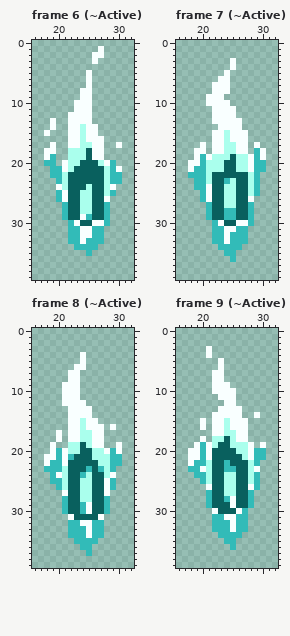
Pixel-art file: holoVersus/Cards/AsepriteFiles/PeacockFeather.aseprite. This is how it looked before the edit.
50x50 pixels, 23 frames. Shown: frame 6 (~Active): x 16..32, y 0..39; frame 7 (~Active): x 16..32, y 0..39; frame 8 (~Active): x 16..32, y 0..39; frame 9 (~Active): x 16..32, y 0..39. The commit also changed other frames, which this record leaves out.
New version:
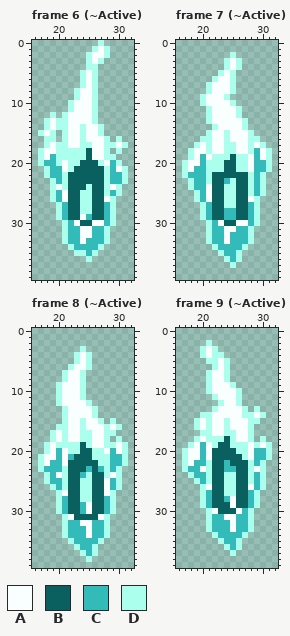
Palette (. is transparent): A #f9ffff  B #09605e  C #32bbb8  D #aaffed
What changed:
--- frame 6 (~Active), layer "Sprite"
@@ x 16..32 @@
- 0 .................
- 1 ...........A.....
- 2 ..........AA.....
- 3 ..........A......
- 4 .................
- 5 .........A.......
- 6 .........A.......
- 7 .........A.......
- 8 ........AA.......
- 9 ........AA.......
-10 .......AAA.......
-11 .......AAA.......
-12 ......AAAA.......
-13 ...A..AAAA.......
-14 ...A..AADAA......
-15 ..A...AADAA......
-16 ......AADAAA.....
-17 ...A..AADDAA..A..
-18 ..AA..DDDBAA.....
-19 ..AC..DDDBAA.....
-20 ..CC.ADDBBBDAC...
-21 ...CCADBBBBBDCA..
-22 ...CCDBBBBBBDCC..
-23 ....CDBBBBBBDCC..
-24 ....ADBBBDBBDA...
-25 ....CABBDDBBDC...
-26 ....CABBDDBBA....
-27 .....CBBDDBBC....
-28 .....CBBDDBBC....
-29 .....CBBACBBC....
-30 ......CABBAAC....
-31 ......CCAACC.....
-32 ......CCAACC.....
-33 ......CCACCC.....
-34 .......CCCC......
-35 .........C.......
-36 .................
+ 0 ...........D.....
+ 1 ..........DAD....
+ 2 .........DAAD....
+ 3 .........DAD.....
+ 4 .........DD......
+ 5 ........DAD......
+ 6 ........DAD......
+ 7 ........DAD......
+ 8 .......DAAD......
+ 9 .......DAAD......
+10 ......DAAAD......
+11 ......DAAAD......
+12 ...D.DAAAAD......
+13 ..DADDAAAAD......
+14 ..DADDAADAAD.....
+15 .DAD.DAADAAD.....
+16 ..DD.DAADAAAD.D..
+17 ..DADDAADDAADDAD.
+18 .DAADDDDDBAAD.D..
+19 .DACDDDDDBAADD...
+20 .DCCDADDBBBDACD..
+21 ..DCCADBBBBBDCAD.
+22 ..DCCDBBBBBBDCCD.
+23 ...DCDBBBBBBDCCD.
+24 ...DADBBBDBBDAD..
+25 ...DCABBDDBBDCD..
+26 ...DCABBDDBBAD...
+27 ....DCBBDDBBCD...
+28 ....DCBBDDBBCD...
+29 ....DCBBACBBCD...
+30 .....DCABBAACD...
+31 .....DCCAACCD....
+32 .....DCCAACCD....
+33 .....DCCACCCD....
+34 ......DCCCCD.....
+35 .......DDCD......
+36 .........D.......
 37 .................
--- frame 7 (~Active), layer "Sprite"
@@ x 16..32 @@
  1 .................
- 2 .................
- 3 .........A.......
- 4 .........A.......
- 5 ........A........
- 6 .......AA........
- 7 ......AAA........
- 8 ......AAA........
- 9 .....AAA.........
-10 .....AAAA........
-11 ......AAAA.......
-12 ......AAAA.......
-13 ......AAAAA......
-14 .......AAAA......
-15 ......AADAAA.....
-16 ......AADAAA.....
-17 ....A.AADDAA.A...
-18 ...AA.AADDAA.CA..
-19 ...ACADDDBDDACA..
-20 ..AACDDDBBDDACC..
-21 ..ACCDDDBBDDACC..
-22 ..CCCDBBBBBBDC...
-23 ...CCDBBCDBBDC...
-24 ...CCABBDDBBDC...
-25 ....CABBDDBBDC...
-26 ....CABBDDBBA....
-27 .....CBBDDBBC....
-28 .....CBBCCBBC....
-29 .....CBBCCBBC....
-30 ......CABBAAC....
-31 ......CCAACC.....
-32 ......CCACCC.....
-33 ......CCACCC.....
-34 .......CCCC......
-35 ........CC.......
-36 .........C.......
-37 .................
+ 2 .........D.......
+ 3 ........DAD......
+ 4 ........DAD......
+ 5 .......DAD.......
+ 6 ......DAAD.......
+ 7 .....DAAAD.......
+ 8 .....DAAAD.......
+ 9 ....DAAAD........
+10 ....DAAAAD.......
+11 .....DAAAAD......
+12 .....DAAAAD......
+13 .....DAAAAAD.....
+14 ......DAAAAD.....
+15 .....DAADAAAD....
+16 ....DDAADAAADD...
+17 ...DADAADDAADAD..
+18 ..DAADAADDAADCAD.
+19 ..DACADDDBDDACAD.
+20 .DAACDDDBBDDACCD.
+21 .DACCDDDBBDDACCD.
+22 .DCCCDBBBBBBDCD..
+23 ..DCCDBBCDBBDCD..
+24 ..DCCABBDDBBDCD..
+25 ...DCABBDDBBDCD..
+26 ...DCABBDDBBAD...
+27 ....DCBBDDBBCD...
+28 ....DCBBCCBBCD...
+29 ....DCBBCCBBCD...
+30 .....DCABBAACD...
+31 .....DCCAACCD....
+32 .....DCCACCCD....
+33 .....DCCACCCD....
+34 ......DCCCCD.....
+35 .......DCCD......
+36 ........DCD......
+37 .........D.......
 38 .................
--- frame 8 (~Active), layer "Sprite"
@@ x 16..32 @@
  2 .................
- 3 .................
- 4 ........A........
- 5 ........A........
- 6 .......AA........
- 7 ......AA.........
- 8 ......AA.........
- 9 .....AAA.........
-10 .....AAA.........
-11 .....AAA.........
-12 .....AAAA........
-13 ......AAAA.......
-14 ......AAAA.......
-15 ......AADAA......
-16 ......AADAAA.A...
-17 ....A.AADDAA.....
-18 ....A.AADDAA.....
-19 ...A..DDBDAA..A..
-20 ...ACADDBBDDACA..
-21 ..AACACBBBDDDCC..
-22 ..ACCABBBBBDDCC..
-23 ..CCCDBBBCBCDC...
-24 ...CADBBCDBBDA...
-25 ...CCDBBDDBBAC...
-26 ....CDBBDDBBAC...
-27 .....ABBDDBBA....
-28 .....CBBDDBBC....
-29 .....CBBCABBC....
-30 .....CBBCABBC....
-31 ......ABBBBA.....
-32 ......CCAACC.....
-33 ......CCCACC.....
-34 ......CCCACC.....
-35 .......CCCC......
-36 ........CC.......
-37 .........C.......
-38 .................
+ 3 ........D........
+ 4 .......DAD.......
+ 5 .......DAD.......
+ 6 ......DAAD.......
+ 7 .....DAAD........
+ 8 .....DAAD........
+ 9 ....DAAAD........
+10 ....DAAAD........
+11 ....DAAAD........
+12 ....DAAAAD.......
+13 .....DAAAAD......
+14 .....DAAAAD......
+15 .....DAADAAD.D...
+16 ....DDAADAAADAD..
+17 ...DADAADDAADD...
+18 ...DADAADDAAD.D..
+19 ..DADDDDBDAADDAD.
+20 ..DACADDBBDDACAD.
+21 .DAACACBBBDDDCCD.
+22 .DACCABBBBBDDCCD.
+23 .DCCCDBBBCBCDCD..
+24 ..DCADBBCDBBDAD..
+25 ..DCCDBBDDBBACD..
+26 ...DCDBBDDBBACD..
+27 ....DABBDDBBAD...
+28 ....DCBBDDBBCD...
+29 ....DCBBCABBCD...
+30 ....DCBBCABBCD...
+31 .....DABBBBAD....
+32 .....DCCAACCD....
+33 .....DCCCACCD....
+34 .....DCCCACCD....
+35 ......DCCCCD.....
+36 .......DCCD......
+37 ........DCD......
+38 .........D.......
 39 .................
--- frame 9 (~Active), layer "Sprite"
@@ x 16..32 @@
  1 .................
- 2 .................
- 3 .....A...........
- 4 .....A...........
- 5 .......A.........
- 6 .......A.........
- 7 ......AA.........
- 8 ......AA.........
- 9 ......AAA........
-10 ......AAAA.......
-11 .......AAA.......
-12 ........AA.......
-13 .......AAAA......
-14 ......AAAAA..A...
-15 ....A.AADAAA.....
-16 ....A.AADAAA.....
-17 ......AADDAA.....
-18 ....A.DDBDAA.....
-19 ...ACADBBDDDA.A..
-20 ..AACABBBBDDACC..
-21 ..AACABBBBBDACC..
-22 ..ACCDBBCBBBDC...
-23 ..CCADBBCCBBDA...
-24 ...CCDBBDDBBDC...
-25 ....CDBBDDBBDC...
-26 .....ABBDDBBAC...
-27 .....CBBDDBBC....
-28 .....CBBCABBC....
-29 .....CBBBABBC....
-30 ......ABBBAC.....
-31 ......CCAACC.....
-32 ......CCCACC.....
-33 ......CCCACC.....
-34 .......CCCC......
-35 ........CC.......
-36 .........C.......
-37 .................
+ 2 .....D...........
+ 3 ....DAD..........
+ 4 ....DADD.........
+ 5 .....DDAD........
+ 6 ......DAD........
+ 7 .....DAAD........
+ 8 .....DAAD........
+ 9 .....DAAAD.......
+10 .....DAAAAD......
+11 ......DAAAD......
+12 .......DAAD......
+13 ......DAAAAD.D...
+14 ....DDAAAAADDAD..
+15 ...DADAADAAADD...
+16 ...DADAADAAAD....
+17 ....DDAADDAAD....
+18 ...DADDDBDAAD.D..
+19 ..DACADBBDDDADAD.
+20 .DAACABBBBDDACCD.
+21 .DAACABBBBBDACCD.
+22 .DACCDBBCBBBDCD..
+23 .DCCADBBCCBBDAD..
+24 ..DCCDBBDDBBDCD..
+25 ...DCDBBDDBBDCD..
+26 ....DABBDDBBACD..
+27 ....DCBBDDBBCD...
+28 ....DCBBCABBCD...
+29 ....DCBBBABBCD...
+30 .....DABBBACD....
+31 .....DCCAACCD....
+32 .....DCCCACCD....
+33 .....DCCCACCD....
+34 ......DCCCCD.....
+35 .......DCCD......
+36 ........DCD......
+37 .........D.......
 38 .................
Boxes around the changes in both pictures, in picture pixels (x1, y1, x2, y2):
added: (38, 40, 128, 262)
added: (182, 52, 272, 268)
added: (38, 346, 128, 562)
added: (182, 340, 272, 556)
